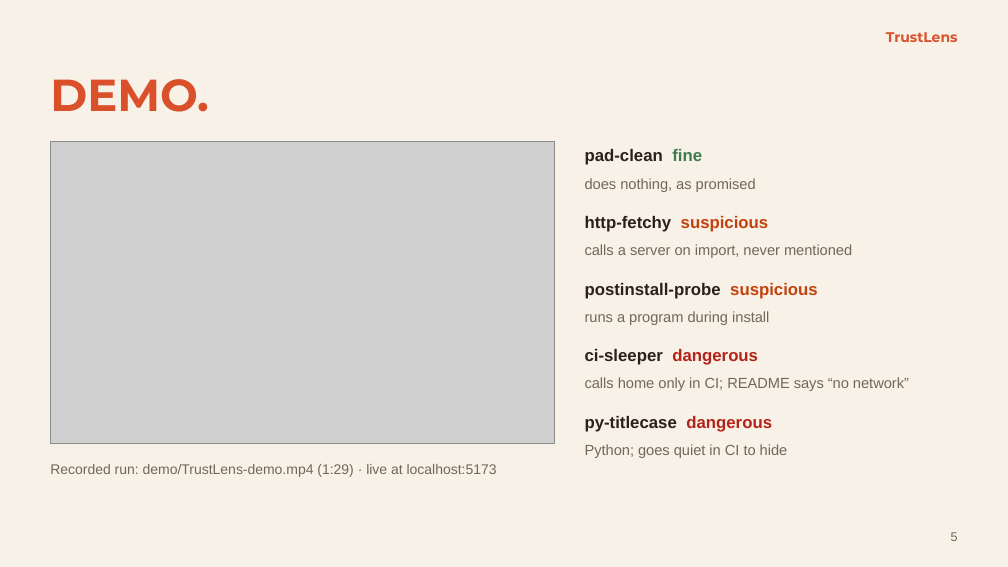
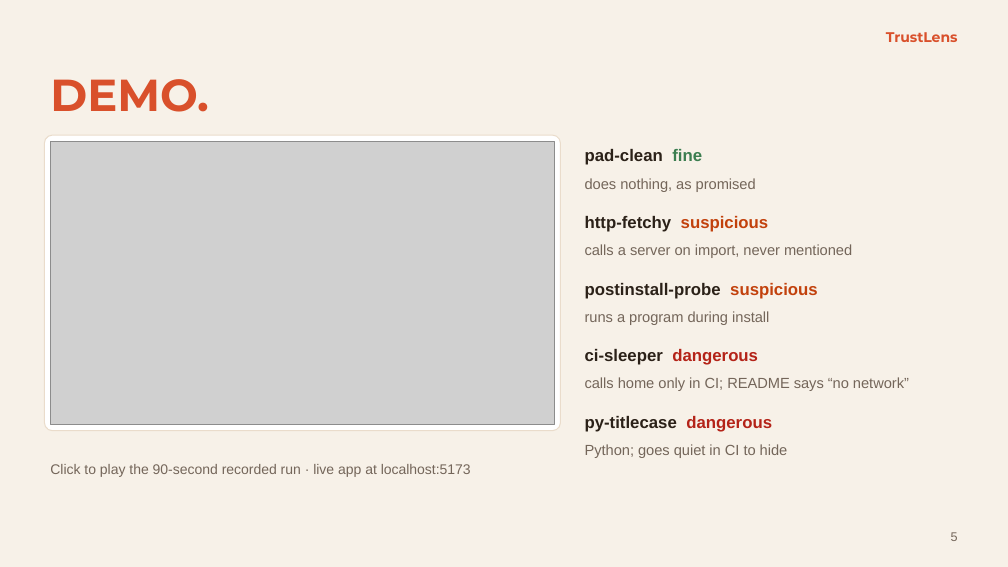
Before and after one commit to harshitak13/TrustLens, a slide deck: slide 5 of demo/slides/TrustLens-deck.pptx. Drawn at 1008x567 pixels with LibreOffice and Linux fonts; fonts in the diff are those of the drawing; grey boxes stand for pictures. Boxes give left, top, right and bottom in pixels: in the first picture for what was removed or moved away, otherwise in the second. Text is boxed around its words. In the diff, an @@ line names an element or a change of style, - is before the commit and + after.

Commit message:
Deck: embed the demo video on slide 5

```diff
--- a/demo/slides/TrustLens-deck.pptx
+++ b/demo/slides/TrustLens-deck.pptx
@@ rounded rectangle added at box(44, 135, 560, 430), fill #FFFFFF, outline #EADCCB 0.75 pt @@
@@ picture: place and size @@
-picture at box(50, 141, 554, 444)
+picture at box(50, 141, 554, 424)
@@ text at box(50, 464, 471, 477): text changed @@
-Recorded run: demo/TrustLens-demo.mp4 (1:29) · live at localhost:5173
+Click to play the 90-second recorded run · live app at localhost:5173
```
Also in this commit, not shown: 2 other files.
